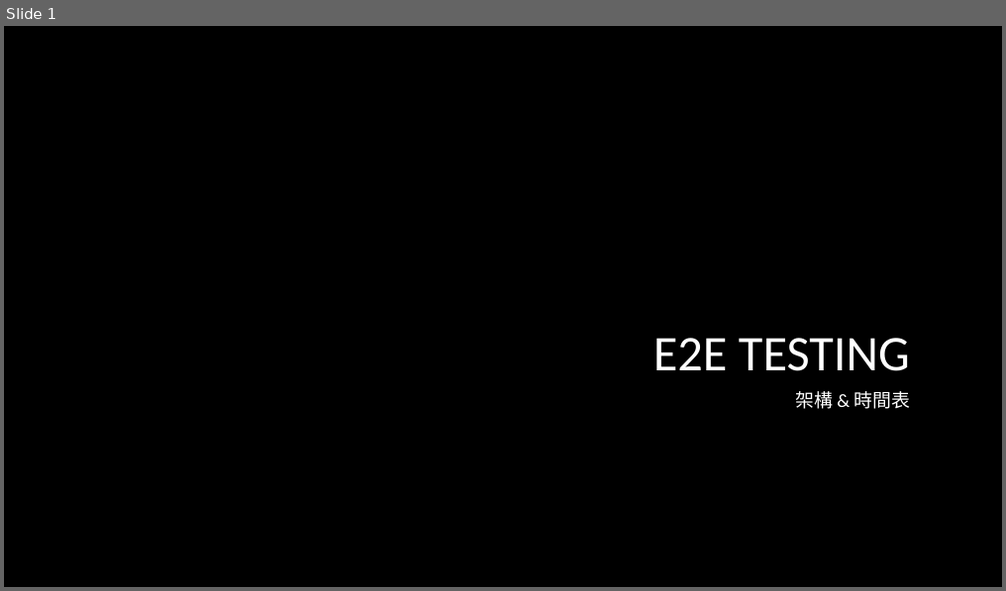
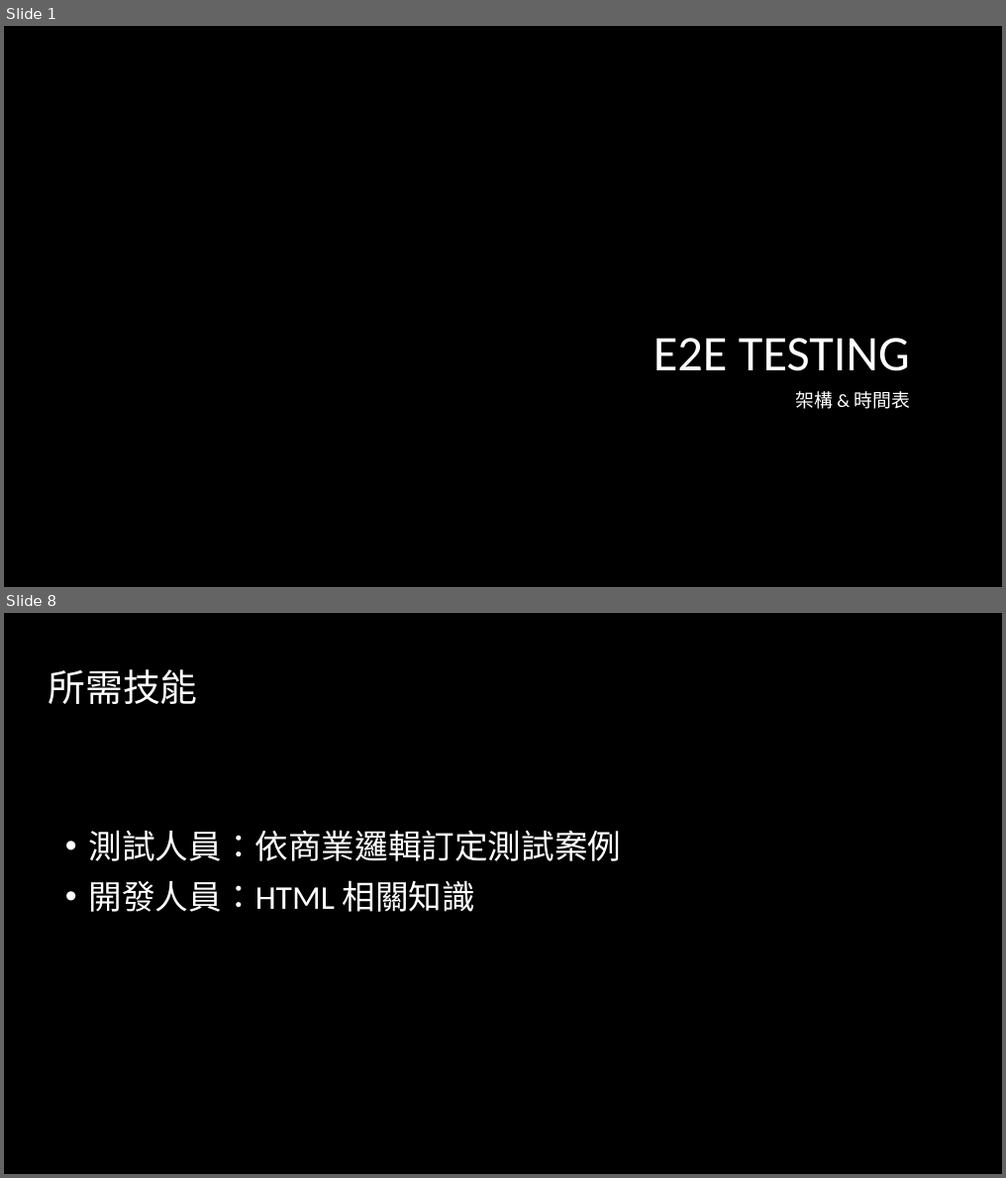
Before and after one commit to markhuang19994/E2E_TEST_AP, a slide deck: document/PPT/架構及規劃.pptx. Shown one above the other, each under a label of ours: slide 1 before the commit, slides 1 and 8 after it; the slides between them are not shown. The pictures are 1006x591 and 1006x1178 pixels, drawn with LibreOffice and Linux fonts; fonts in the diff are those of the drawing; background and template pictures are left out. Boxes give left, top, right and bottom in pixels: in the first picture for what was removed or moved away, otherwise in the second. Text is boxed around its words. In the diff, an @@ line names an element or a change of style, - is before the commit and + after.

```diff
--- a/document/PPT/架構及規劃.pptx
+++ b/document/PPT/架構及規劃.pptx
@@ slide 8 added at box(4, 613, 1002, 1174), background picture (left out) @@
@@ title added at box(48, 669, 197, 704), 36 pt, text #FFFFFF @@
+所需技能
@@ text added at box(89, 830, 622, 912), 32 pt, text #FFFFFF @@
+• 測試人員：依商業邏輯訂定測試案例
+• 開發人員：HTML 相關知識
```
Also in this commit, not shown: 3 slides changed, 4 other slides added.
